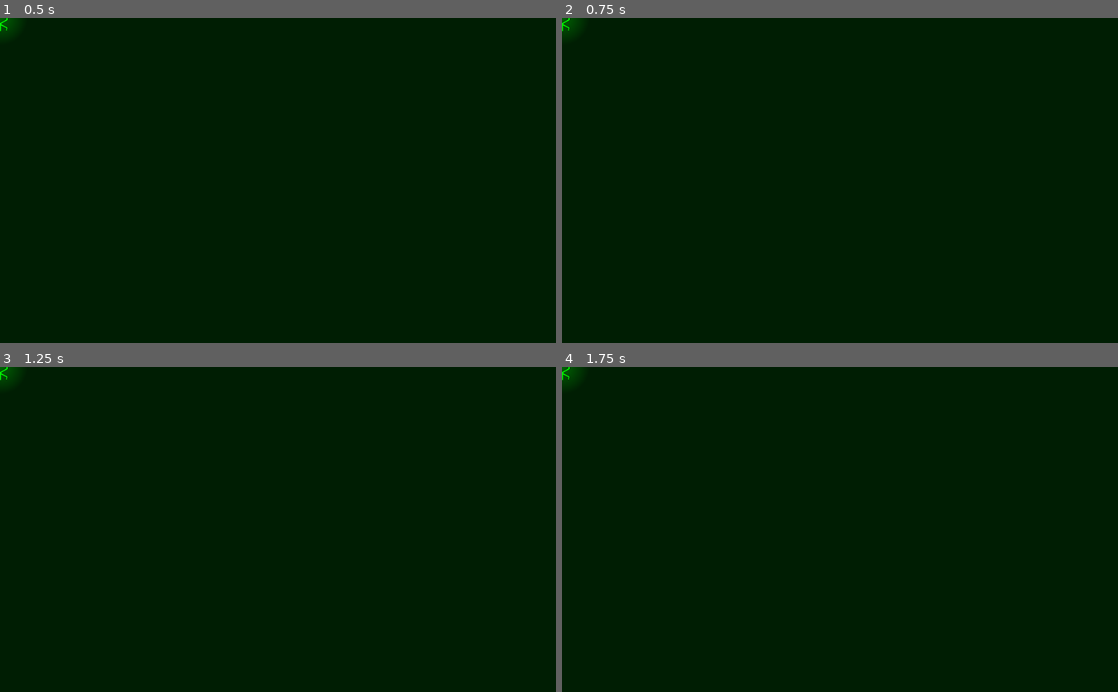
Above: before the commit, frames 1-4 (two rows, left to right).
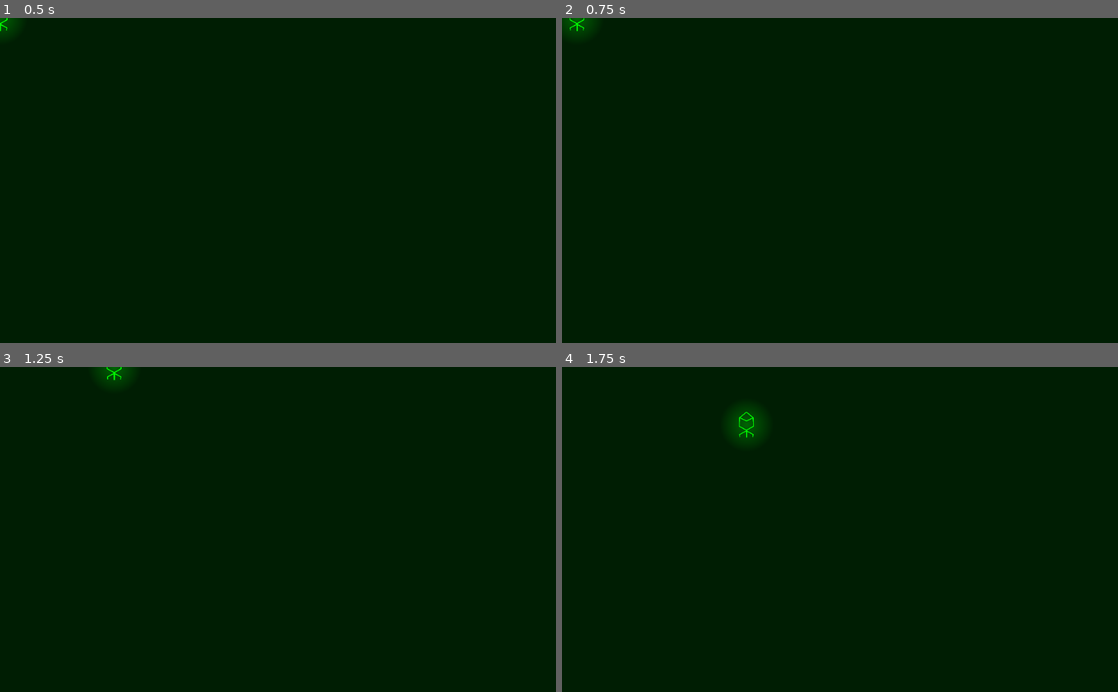
Above: after the commit, the same moments.

Repository: Bjoren/Enter_Password
Game: Godot game, scene res://MainScene.tscn
Two runs of this game, one before a commit and one after it. Both use one fixed random seed, a clock stepped at 60 frames per second and the inputs below.
Inputs:
- Up to frame 1 (0.5 s): no input
- Up to frame 2 (0.75 s): tap Enter at 0.5 s; hold Right (ui_right) from 0.53 s (still down)
- Up to frame 3 (1.25 s): keep holding Right (ui_right)
- Up to frame 4 (1.75 s): release Right (ui_right) at 1.28 s; hold Down (ui_down) from 1.28 s (still down)

Frame 1 is identical in both runs. In frame 2, 0.2% of the frame differs, in the area x 0-6%, y 0-5%; in frame 3, 0.4%; in frame 4, 0.7%, in the area x 0-37%, y 0-24%.

Commit message:
basic player movement

Diff:
--- /dev/null
+++ b/Player.gd
@@ -0,0 +1,30 @@
+extends KinematicBody2D
+
+export var player_acceleration:int = 500
+export var turn_speed:float = 0.05
+
+var velocity = Vector2.ZERO
+
+# Called when the node enters the scene tree for the first time.
+#func _ready():
+#	pass # Replace with function body.
+
+# Called every frame. 'delta' is the elapsed time since the previous frame.
+func _physics_process(delta):
+	var horizontal_acceleration = 0
+	var vertical_acceleration = 0
+
+	if Input.is_action_pressed("ui_left"):
+		horizontal_acceleration -= player_acceleration
+	if Input.is_action_pressed("ui_right"):
+		horizontal_acceleration += player_acceleration
+	if Input.is_action_pressed("ui_up"):
+		vertical_acceleration -= player_acceleration
+	if Input.is_action_pressed("ui_down"):
+		vertical_acceleration += player_acceleration
+
+	move(horizontal_acceleration, vertical_acceleration)
+
+func move(horizontal_acceleration, vertical_acceleration):
+	velocity = lerp(velocity, Vector2(horizontal_acceleration, vertical_acceleration), turn_speed)
+	move_and_slide(velocity)
--- a/TwinStick.tscn
+++ b/TwinStick.tscn
@@ -1,7 +1,8 @@
-[gd_scene load_steps=4 format=2]
+[gd_scene load_steps=5 format=2]
 
 [ext_resource path="res://Assets/Light.png" type="Texture" id=1]
 [ext_resource path="res://Assets/Player.png" type="Texture" id=2]
+[ext_resource path="res://Player.gd" type="Script" id=3]
 
 [sub_resource type="CapsuleShape2D" id=1]
 radius = 14.6693
@@ -10,6 +11,7 @@
 [node name="TwinStick" type="Node2D"]
 
 [node name="Player" type="KinematicBody2D" parent="."]
+script = ExtResource( 3 )
 
 [node name="PlayerSprite" type="Sprite" parent="Player"]
 scale = Vector2( 0.5, 0.5 )
